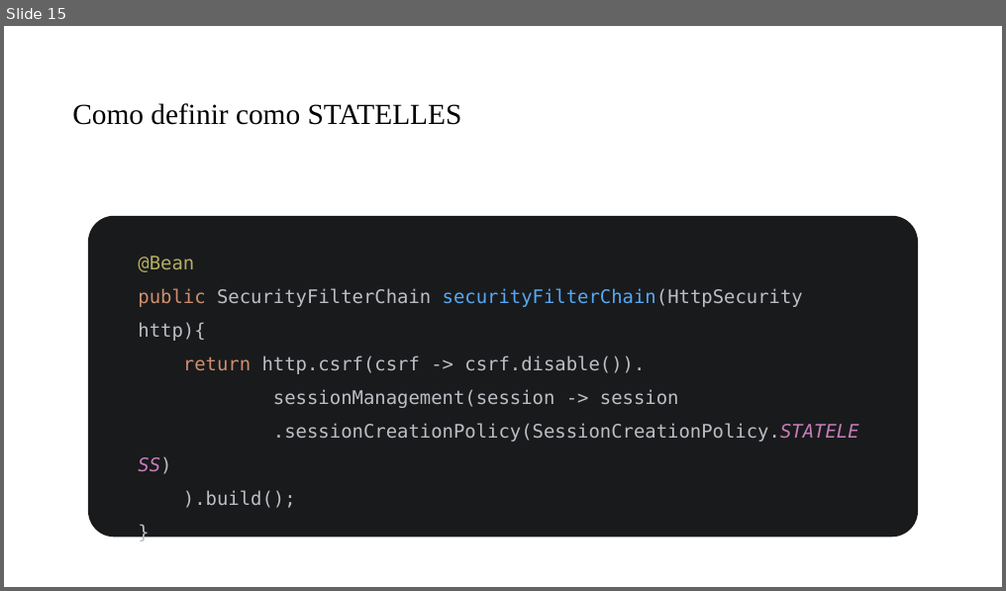
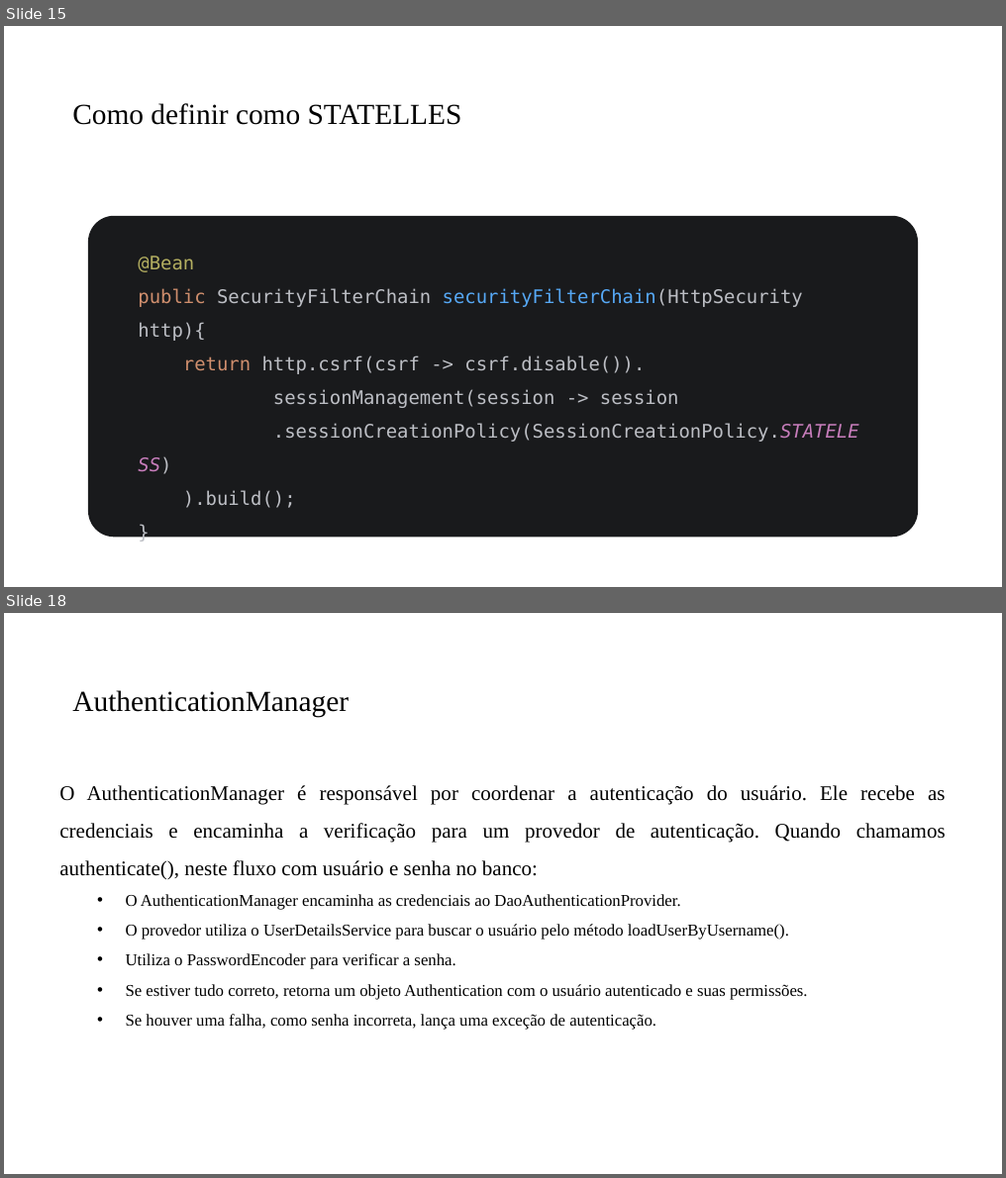
Before and after one commit to PedroMiho/UMC, a slide deck: engenharia-software/software-corporativo/boas-praticas/aula-06-spring-security/spring-security.pptx. Shown one above the other, each under a label of ours: slide 15 before the commit, slides 15 and 18 after it; the slides between them are not shown. The pictures are 1006x591 and 1006x1178 pixels, drawn with LibreOffice and Linux fonts; fonts in the diff are those of the drawing; background and template pictures are left out. Boxes give left, top, right and bottom in pixels: in the first picture for what was removed or moved away, otherwise in the second. Text is boxed around its words. In the diff, an @@ line names an element or a change of style, - is before the commit and + after.

```diff
--- a/engenharia-software/software-corporativo/boas-praticas/aula-06-spring-security/spring-security.pptx
+++ b/engenharia-software/software-corporativo/boas-praticas/aula-06-spring-security/spring-security.pptx
@@ slide 18 added at (4, 613, 1002, 1174), background #FFFFFF @@
@@ title added at (72, 690, 349, 718), 28 pt, text #000000 @@
+AuthenticationManager
@@ text added at (59, 785, 945, 1030), 16 pt, text #000000 @@
+O AuthenticationManager é responsável por coordenar a autenticação do usuário. Ele recebe as credenciais e encaminha a verificação para um provedor de autenticação. Quando chamamos authenticate(), neste fluxo com usuário e senha no banco:
+  • O AuthenticationManager encaminha as credenciais ao DaoAuthenticationProvider.
+  • O provedor utiliza o UserDetailsService para buscar o usuário pelo método loadUserByUsername().
+  • Utiliza o PasswordEncoder para verificar a senha.
+  • Se estiver tudo correto, retorna um objeto Authentication com o usuário autenticado e suas permissões.
+  • Se houver uma falha, como senha incorreta, lança uma exceção de autenticação.
```
Also in this commit, not shown: 1 slide changed, 1 other slide added, 1 slide removed, 3 other files.
